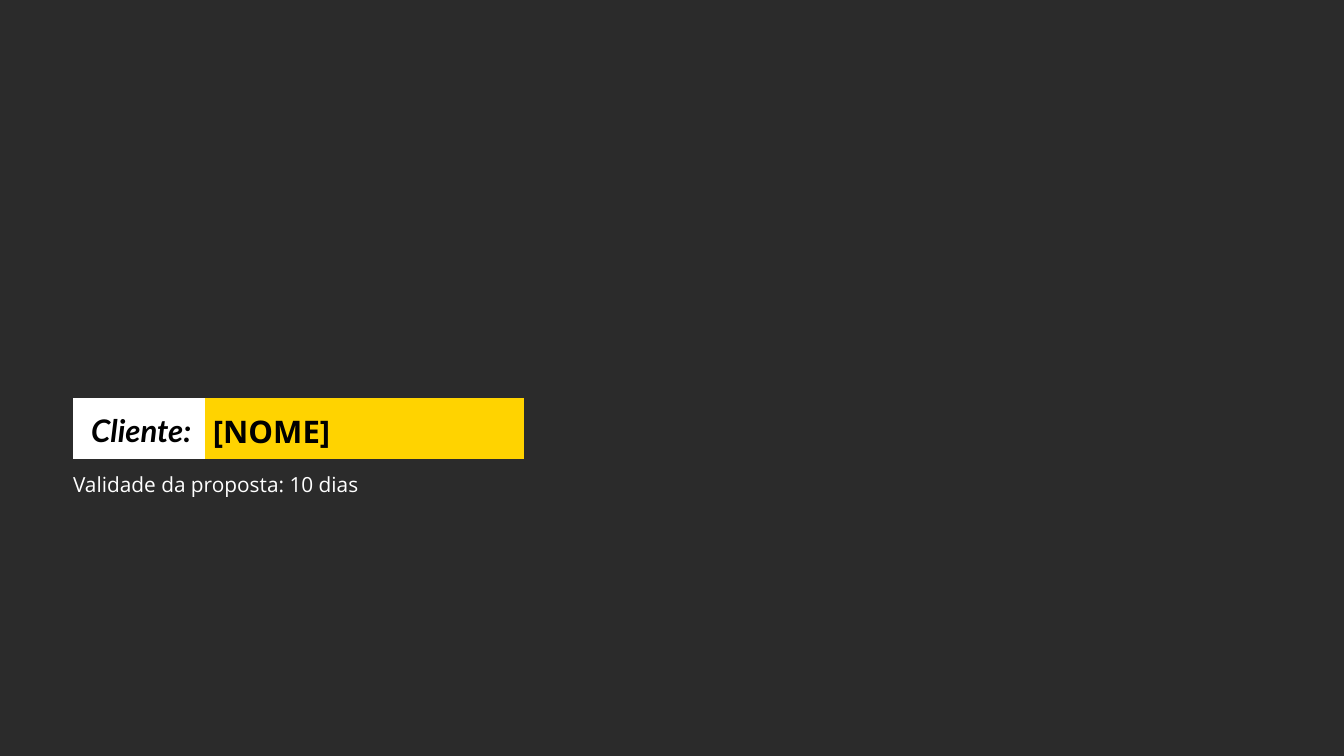
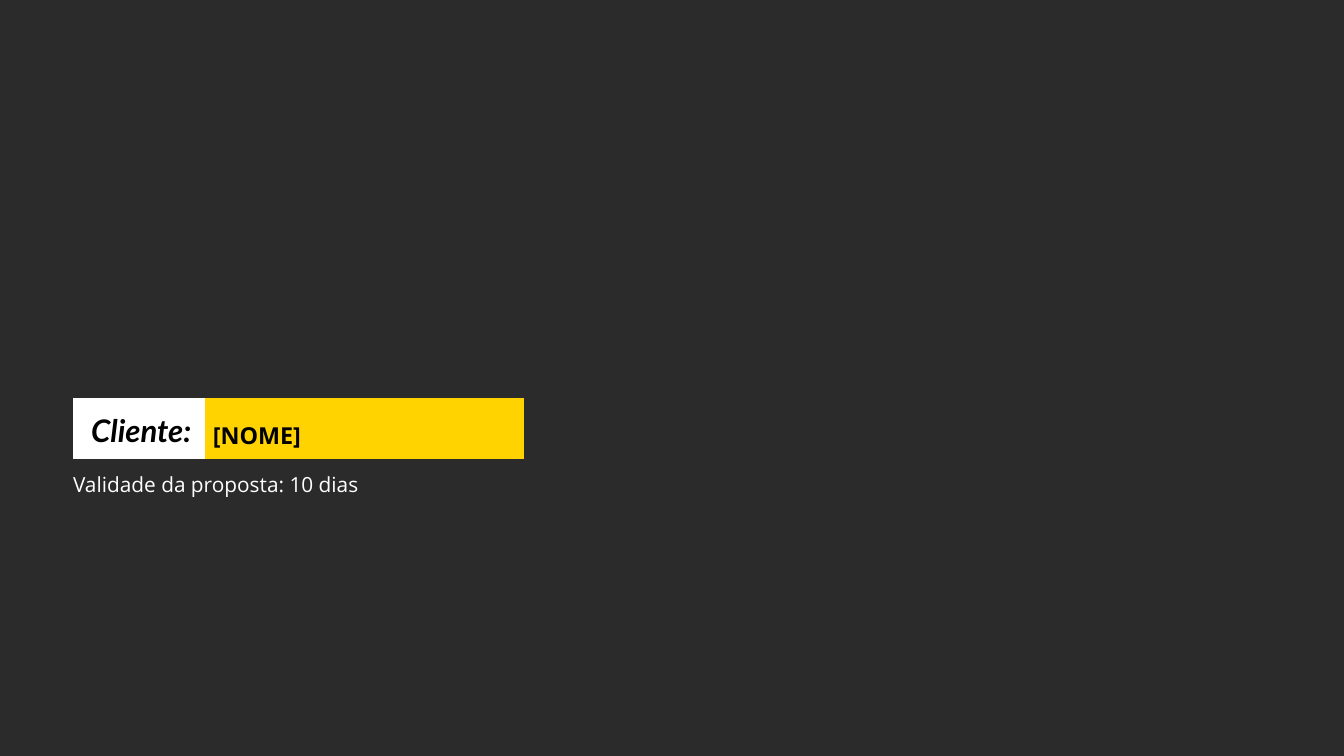
Before and after one commit to agencialumno/simulador_duofitness, a slide deck: slide 1 of templates/prime.pptx. Drawn at 1344x756 pixels with LibreOffice and Linux fonts; fonts in the diff are those of the drawing; background and template pictures are left out; a plain dark background stands for a picture behind light text. Boxes give left, top, right and bottom in pixels: in the first picture for what was removed or moved away, otherwise in the second. Text is boxed around its words. In the diff, an @@ line names an element or a change of style, - is before the commit and + after.

```diff
--- a/templates/prime.pptx
+++ b/templates/prime.pptx
@@ text "[NOME]" at (213,427,301,448): size 33.3 to 25 pt @@
```
Also in this commit, not shown: 1 other slide changed, 5 other files.
